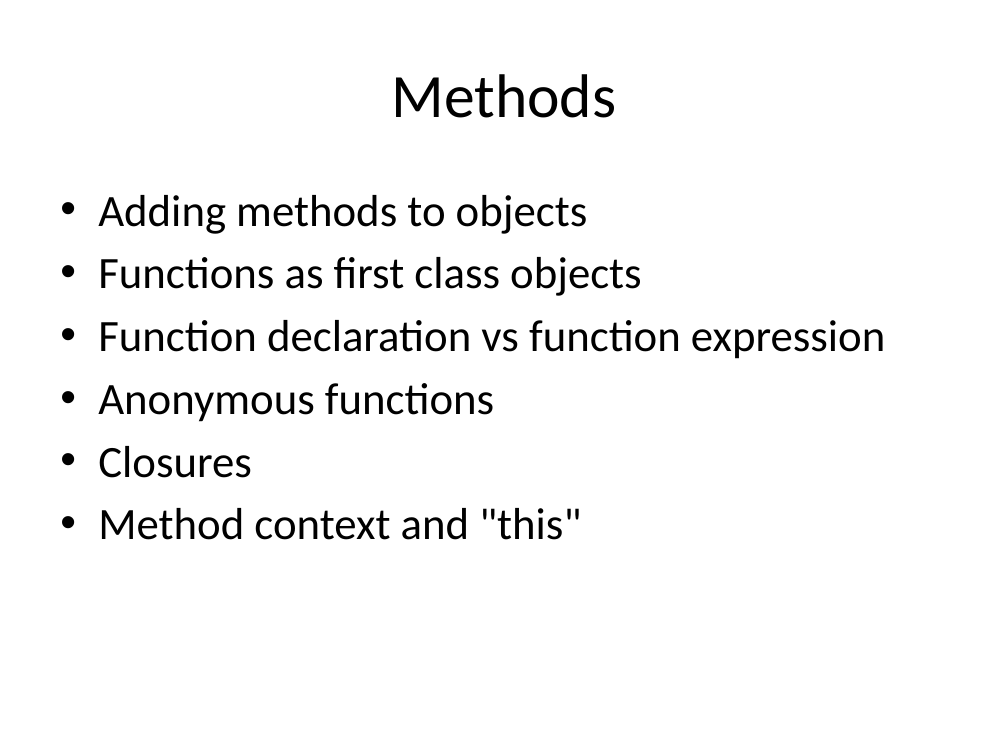
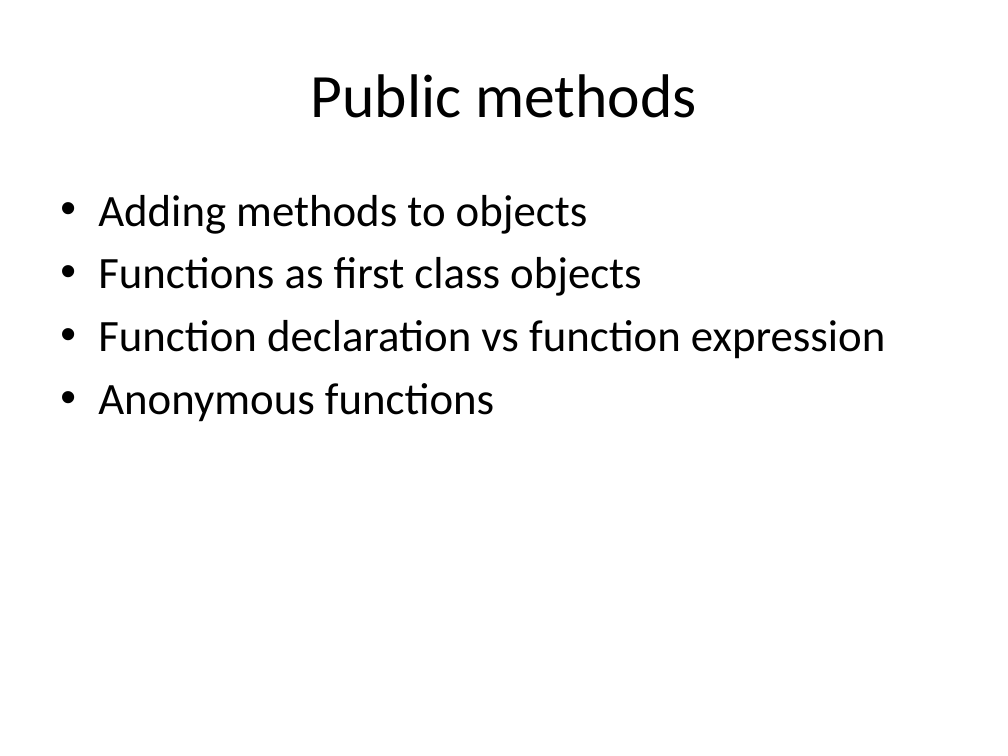
Before and after one commit to helephant/JavascriptObjects, a slide deck: slide 6 of javascript-objects.pptx. Drawn at 1008x756 pixels with LibreOffice and Linux fonts; fonts in the diff are those of the drawing. Boxes give left, top, right and bottom in pixels: in the first picture for what was removed or moved away, otherwise in the second. Text is boxed around its words. In the diff, an @@ line names an element or a change of style, - is before the commit and + after.

```diff
--- a/javascript-objects.pptx
+++ b/javascript-objects.pptx
@@ title at (311,74,696,118): text changed @@
-Methods
+Public methods
@@ text at (98,446,581,540): paragraphs removed @@
-• Closures
-• Method context and "this"
```
Also in this commit, not shown: 1 slide added, 4 other files.
